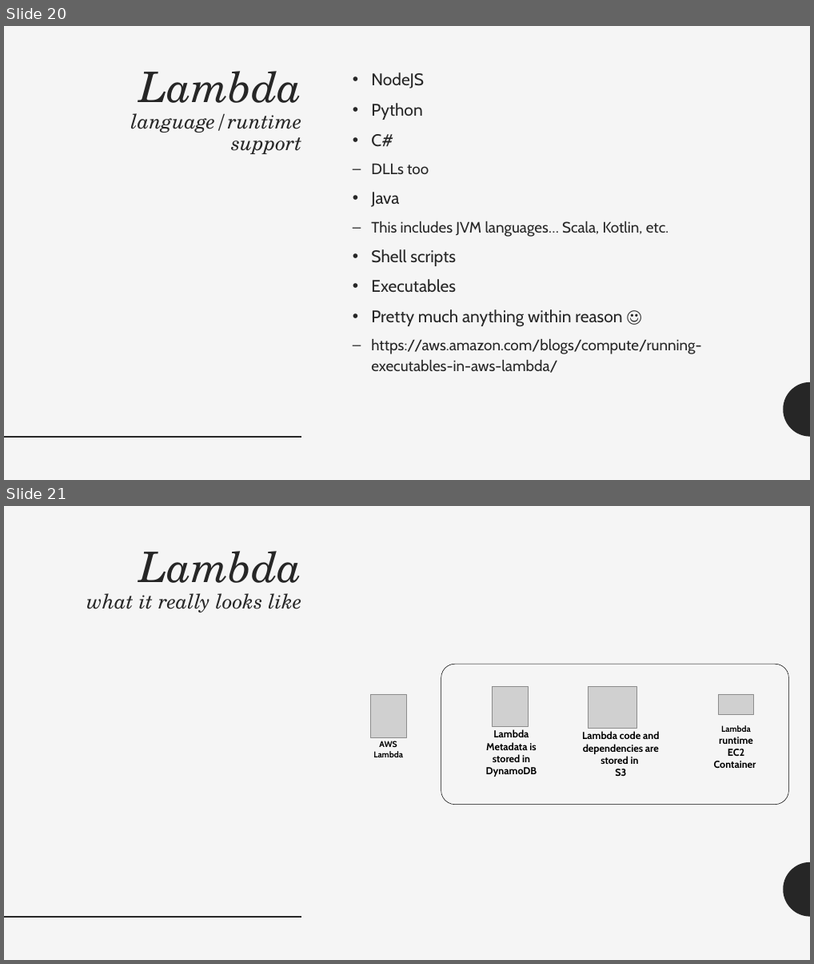
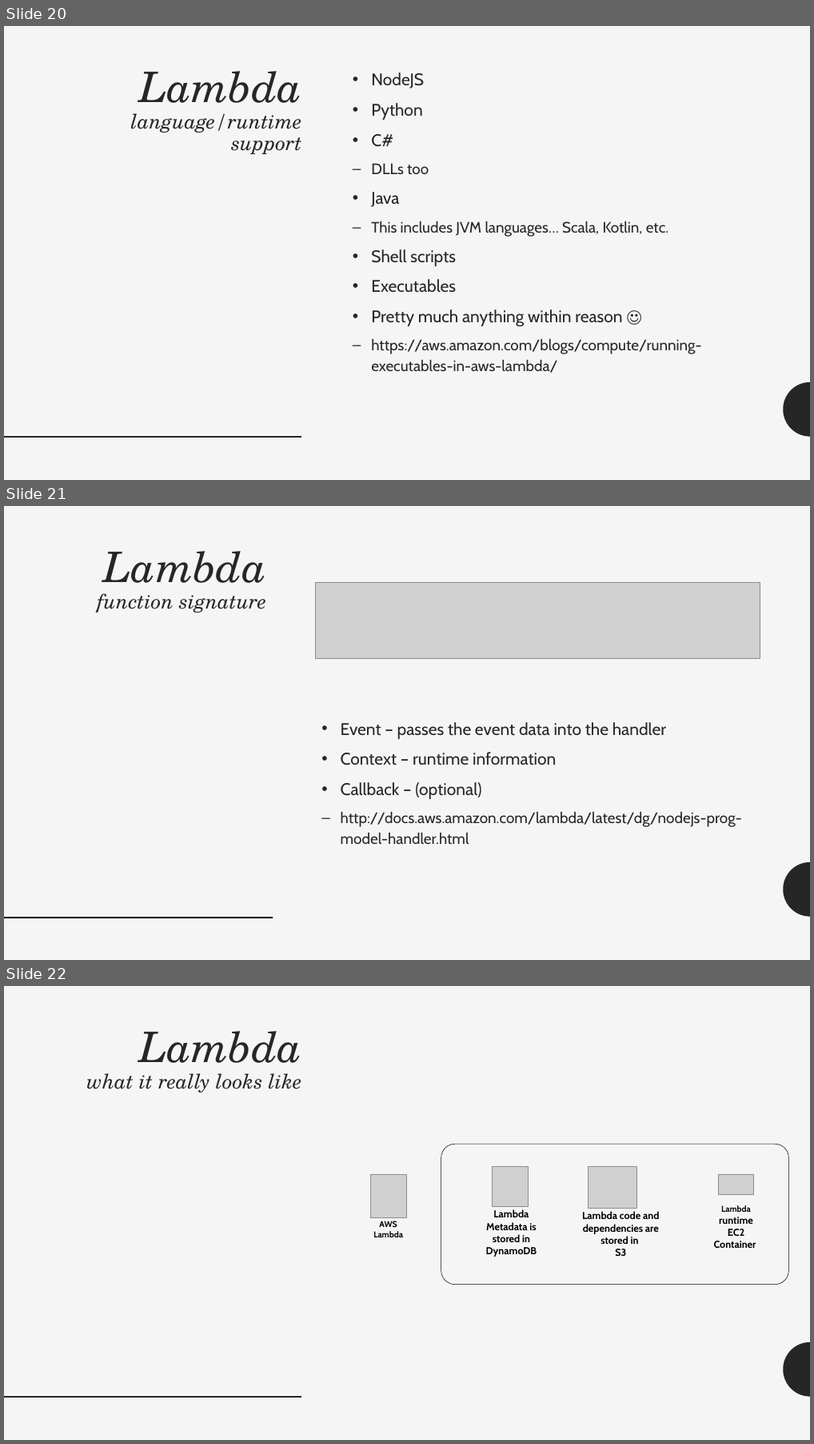
Before and after one commit to adrianpomilio/going-serverless, a slide deck: going-serverless-2017.pptx. Shown one above the other, each under a label of ours: slides 20 and 21 before the commit, slides 20, 21 and 22 after it. The pictures are 814x964 and 814x1444 pixels, drawn with LibreOffice and Linux fonts; fonts in the diff are those of the drawing; grey boxes stand for pictures. Boxes give left, top, right and bottom in pixels: in the first picture for what was removed or moved away, otherwise in the second. Text is boxed around its words. In the diff, an @@ line names an element or a change of style, - is before the commit and + after.

Commit message:
added lambda signature slide

```diff
--- a/going-serverless-2017.pptx
+++ b/going-serverless-2017.pptx
@@ slide 21 added at [4, 506, 810, 960], background #F5F5F5; not listed: 1 template element that a slide beside it also shows @@
@@ rectangle added at [4, 506, 810, 960], fill #F5F5F5 @@
@@ title added at [97, 551, 266, 612], 24 pt, text #262626, italic @@
+Lambda
+function signature
@@ picture added at [315, 583, 760, 659] @@
@@ text added at [341, 722, 742, 844], 20 pt, text #262626 @@
+• Event – passes the event data into the handler
+• Context – runtime information
+• Callback – (optional)
+  – http://docs.aws.amazon.com/lambda/latest/dg/nodejs-prog-model-handler.html
@@ freeform shape added at [784, 862, 810, 916], fill #262626 @@
@@ line added from (4, 916) to (273, 916), #000000 2 pt @@
@@ what was slide 21 is now slide 22 @@
```
Also in this commit, not shown: 1 slide changed, 1 slide removed.
